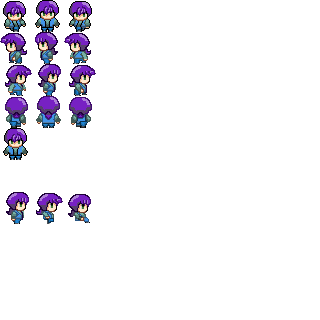
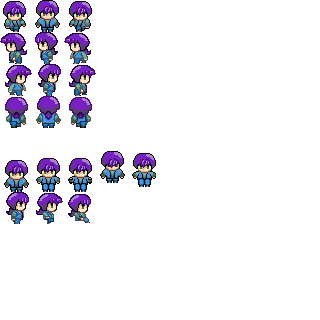
Two versions of the same layered image (320x320). Layer-by-layer changes:
removed layer "sitDown" over [3, 128, 28, 160]
added group "Sit" with 1 layers above "WalkDown" over [4, 151, 156, 192]
added layer "sit_dowb" in group "Sit" over [4, 151, 156, 192]
